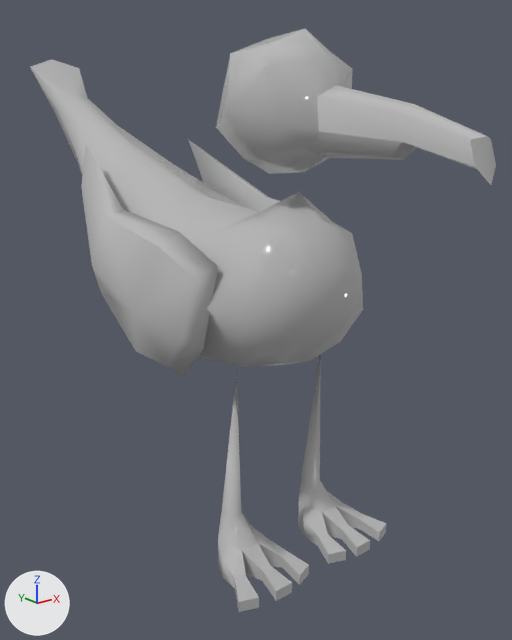
Before and after pictures for a commit that changed the FBX model Hakatonya2023/Assets/Models/bird_rig.fbx.
Before and after are seen from a camera (50 mm lens) standing at (-11.9, -13.5, 12.6) and looking at (1.5, 3.3, 5.9). Lighting does not change. The marker at lower left points along +X, +Y and +Z. Where no turn or scale is listed for an object, it has been applied to the vertices. Vertices at the same position are counted once.

The first picture shows 'Bird_body_geo', 'Bird_head_geo', 'Bird_legs_geo'.
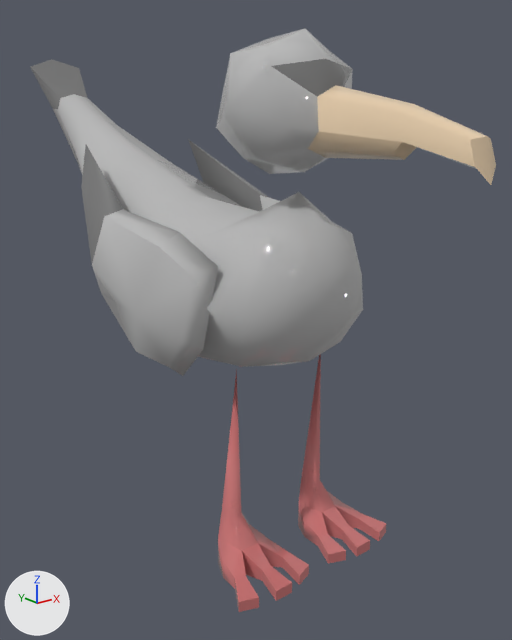
Where the newer file only moved an object's origin or applied its transform, the numbers keep the older frame.

Changed parts and their boxes (x1, y1, x2, y2) in the pictures (512 x 640 px):
'Bird_legs_geo', recoloured (grey to pink): (218, 354, 386, 612) in both
part 1 of me_mesh_001, recoloured: (30, 59, 87, 109) in both
part 2 of me_mesh_001, recoloured: (81, 145, 123, 263) in both
part 3 of me_mesh_001, recoloured: (188, 139, 269, 211) in both
part 4 of me_mesh_002, recoloured: (272, 59, 352, 97) in both
part 5 of me_mesh_002, recoloured (grey to beige): (308, 85, 496, 185) in both

The edits, one by one:
Material 'Material #37' (mat_material__37) is new.
Its base color is (0.18, 0.18, 0.18) (grey #767676).
Its roughness is 0.0.
Material 'Material #39' (mat_material__39) is new.
Its base color is (0.799, 0.616, 0.414) (beige #e7ceac).
Its roughness is 0.0.
Material 'Material #38' (mat_material__38) is new.
Its base color is (0.604, 0.18, 0.18) (pink #cc7676).
Its roughness is 0.0.
me_mesh_002 has 69 vertices, 48 faces and spans x -1.71..5.87, y -5.67..1.93, z 10.7..14.1.
me_mesh_002 is used by ob_bird_head_geo; location (0.0, 0.0, 0.0).
me_mesh_002 part 4: all 2 faces centred in x -0.41..0.41, y -1.13, z 13.03 switch from mat_material__25 (grey #bcbcbc) to mat_material__37 (grey #767676).
me_mesh_002 part 5: all 20 faces centred in x -0.41..0.42, y -5.51..-2.33, z 11.21..12.55 switch from mat_material__25 (grey #bcbcbc) to mat_material__39 (beige #e7ceac).
me_mesh_001 has 110 vertices, 108 faces and spans x -3.5..3.5, y -1.8..13.8, z 5.4..14.0.
me_mesh_001 is used by ob_bird_body_geo; location (0.0, 0.0, 0.0).
me_mesh_001 part 1: all 8 faces centred in x -0.8..0.8, y 12.6..13.2, z 12.7..13.2 switch from mat_material__25 (grey #bcbcbc) to mat_material__37 (grey #767676).
me_mesh_001 part 2: all 5 faces centred in x -2.7..-2.4, y 5.4..5.9, z 8.4..10.1 switch from mat_material__25 (grey #bcbcbc) to mat_material__37 (grey #767676).
me_mesh_001 part 3: all 5 faces centred in x 2.4..2.7, y 5.4..5.9, z 8.4..10.1 switch from mat_material__25 (grey #bcbcbc) to mat_material__37 (grey #767676).
me_mesh has 88 vertices, 92 faces and spans x -2.8..2.8, y -1.66..0.91, z 0.02..5.85.
me_mesh no longer uses material mat_material__25 (grey #bcbcbc).
me_mesh now uses material mat_material__38 (pink #cc7676).
